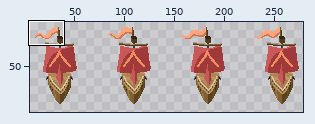
Two versions of one sprite sheet, src/animations/Enemy3Down.png. The picture above shows the old version from afar; the outline marks the close-up.
Close-up. Old version:
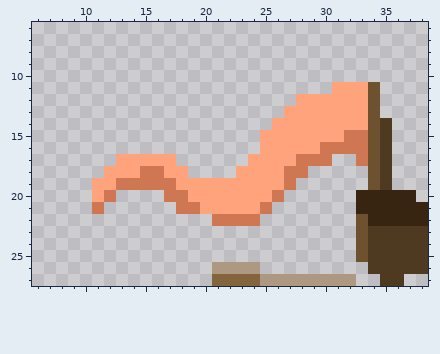
The file is 296x96 pixels. Colours within 5 levels of each other are drawn and written as one. Shown: x 6..38, y 6..27. The wide view leaves out empty margins. The commit also changed other parts of the picture, which this record leaves out.
The result:
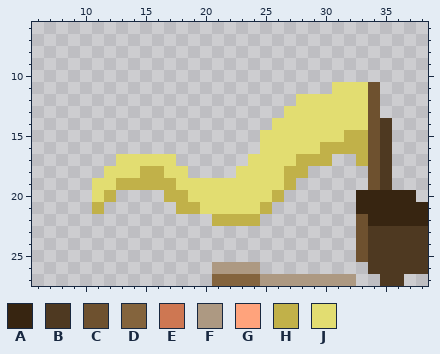
Palette (. is transparent): A #372511  B #4e3921  C #6e512f  D #84643d  E #ce7752  F #ad9982  G #ffa37c  H #c1b149  J #e2dd71
Diff:
The edit turns colour E into colour H in row 15 at x 32 to 33; in row 16 at x 30 to 33; in row 17 at x 28 to 30 and 33; in row 18 at x 15 to 16 and 27 to 28; in row 19 at x 13 to 17 and 27; in row 20 at x 12, 17 to 18 and 26.
The edit turns colour E into colour H in row 21 at x 11, 18 to 19 and 25; in row 22 at x 21 to 24.
The edit turns colour G into colour J in row 11 at x 31 to 33; in row 12 at x 28 to 33; in row 13 at x 27 to 33; in row 14 at x 26 to 33; in row 15 at x 25 to 31; in row 16 at x 25 to 29.
The edit turns colour G into colour J in row 17 at x 13 to 17 and 24 to 27; in row 18 at x 12 to 14, 17 to 18 and 23 to 26; in row 19 at x 11 to 12 and 18 to 26; in row 20 at x 11 and 19 to 25; in row 21 at x 20 to 24.
Changed places in both close-ups, as pixel boxes (x1, y1, x2, y2):
changed: (92, 82, 368, 226)
